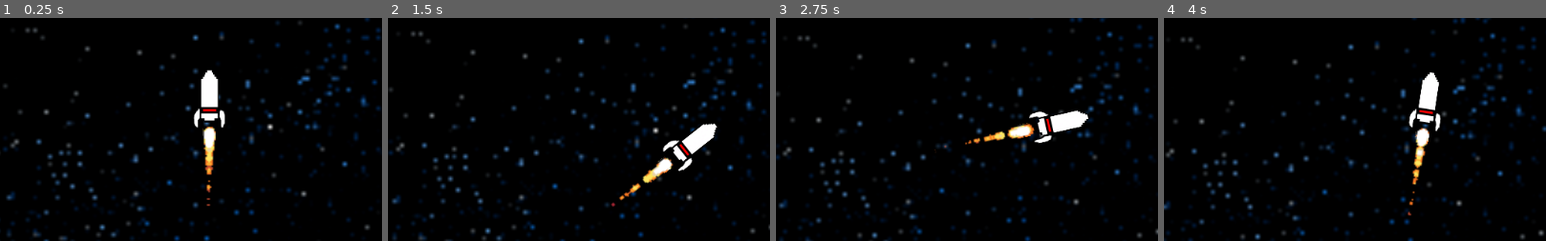
Above: before the commit, frames 1-4 (left to right).
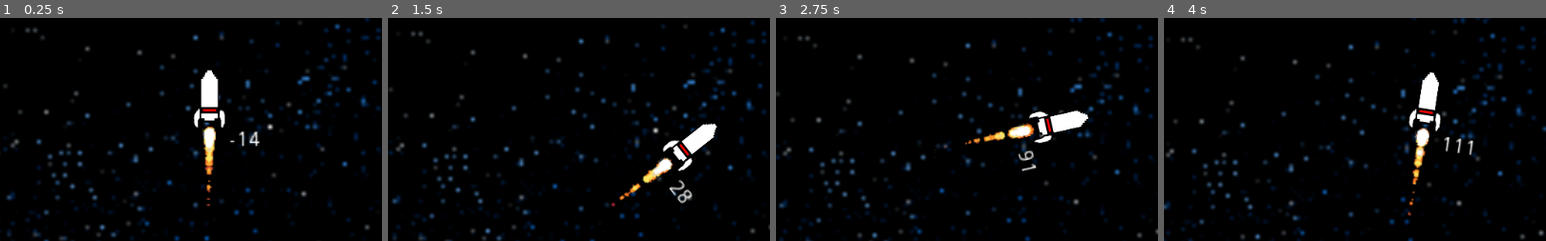
Above: after the commit, the same moments.

Repository: abheekda1/astervoid
Game: Godot game, scene res://Game Scenes/Game.tscn
Same seed, same stepped clock (60 frames per second), same inputs: the game is played once before the commit and once after it.
Inputs:
- Up to frame 1 (0.25 s): no input
- Up to frame 2 (1.5 s): hold Right (turn_right) 0.53-1.28 s; hold Left (turn_left) from 1.28 s (still down)
- Up to frame 3 (2.75 s): release Left (turn_left) at 2.03 s; hold Right (turn_right) from 2.03 s (still down)
- Up to frame 4 (4 s): release Right (turn_right) at 3.53 s; hold Left (turn_left) from 3.53 s (still down)
The pictures show only the part of the screen within x 23-73%, y 50-100%; the shares and areas given below are measured in that part.

The runs differ from the first frame. In frame 1, 0.2% of the frame differs, in the area x 60-68%, y 50-58%; in frame 2, 0.2%, in the area x 73-80%, y 72-84%; in frame 3, 0.2%; in frame 4, 0.2%.

Commit message:
Added score next to rocket
There was no way to track how far the rocket had gone so an arbitrary fraction of the height was added. Still no saving yet though.

Diff:
--- a/Game Scenes/Game.tscn
+++ b/Game Scenes/Game.tscn
@@ -1,9 +1,10 @@
-[gd_scene load_steps=5 format=2]
+[gd_scene load_steps=6 format=2]
 
 [ext_resource path="res://Objects/Rocket.tscn" type="PackedScene" id=1]
 [ext_resource path="res://Scripts/Rocket.gd" type="Script" id=2]
 [ext_resource path="res://Images and Anims/In Game/background.png" type="Texture" id=3]
 [ext_resource path="res://Scripts/AsteroidSpawn.gd" type="Script" id=4]
+[ext_resource path="res://Scripts/Score.gd" type="Script" id=5]
 
 [node name="Game" type="Node2D"]
 script = ExtResource( 4 )
@@ -18,6 +19,16 @@
 current = true
 smoothing_enabled = true
 
+[node name="Label" type="Label" parent="Rocket"]
+margin_left = 13.0
+margin_top = 9.0
+margin_right = 44.0
+margin_bottom = 27.0
+script = ExtResource( 5 )
+__meta__ = {
+"_edit_use_anchors_": false
+}
+
 [node name="ParallaxBackground" type="ParallaxBackground" parent="."]
 
 [node name="ParallaxLayer" type="ParallaxLayer" parent="ParallaxBackground"]
--- /dev/null
+++ b/Scripts/Score.gd
@@ -0,0 +1,5 @@
+extends Label
+
+func _process(delta):
+	var score = str(int(-get_parent().position.y/10))
+	text = score
